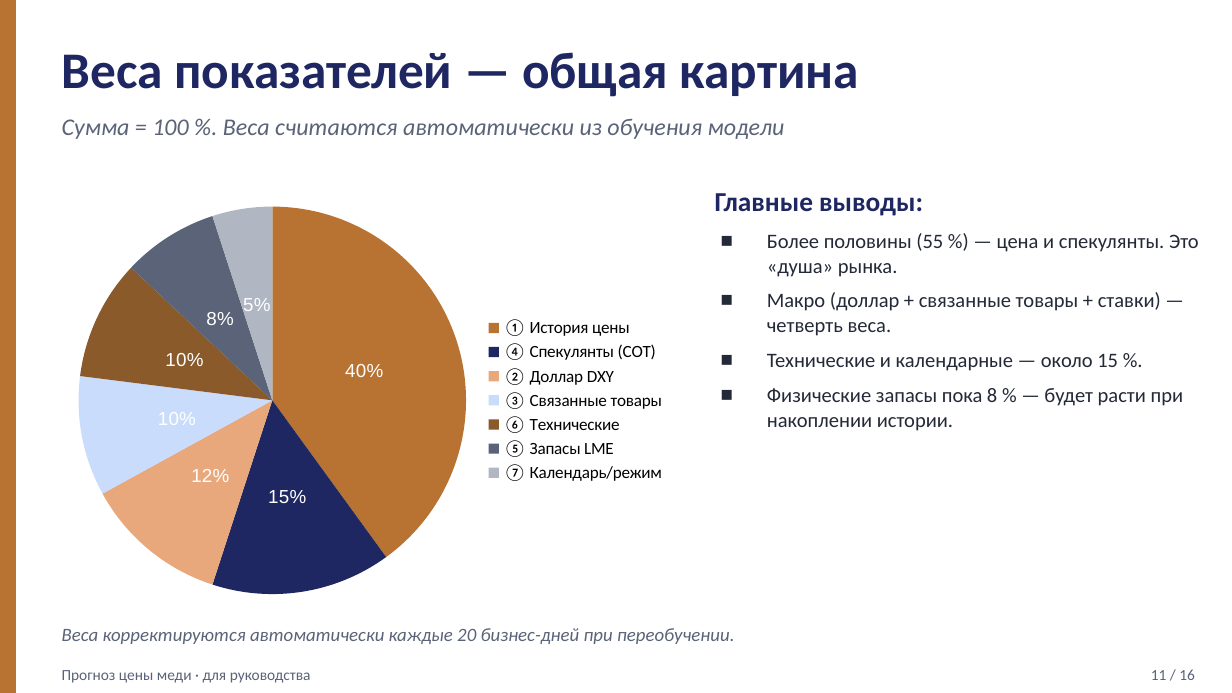
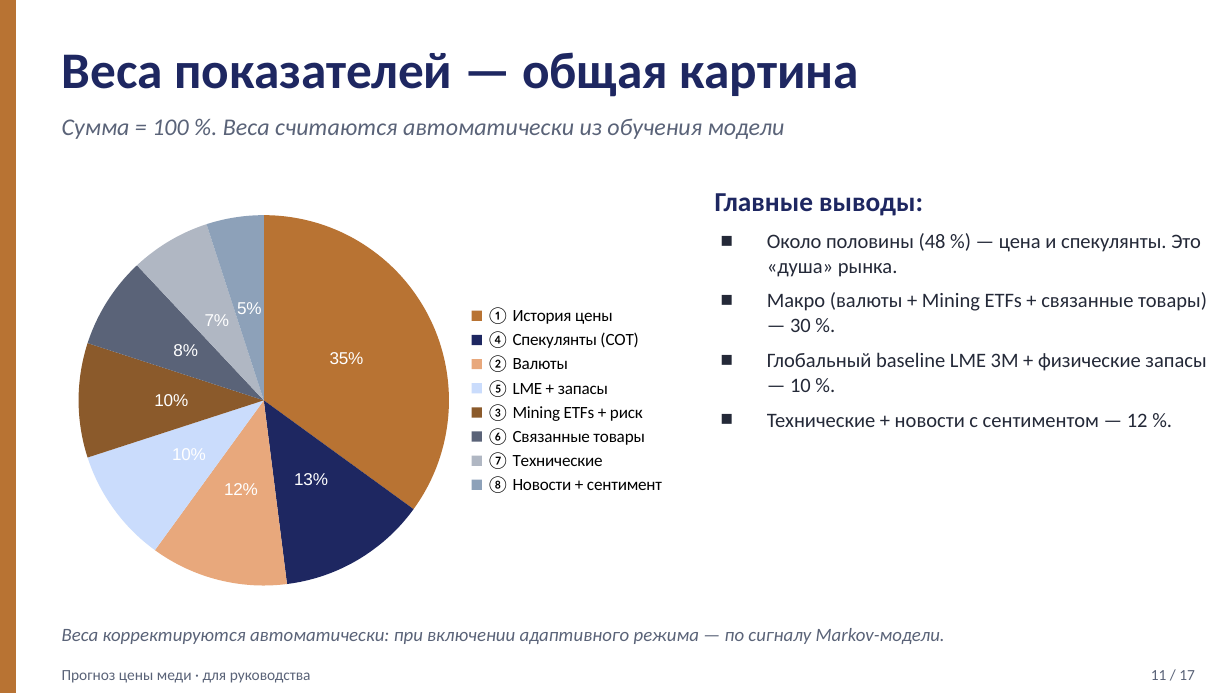
Before and after one commit to art6765/copper-forecast, a slide deck: slide 11 of presentation/Copper_Forecast_For_Director.pptx. Drawn at 1232x693 pixels with LibreOffice and Linux fonts; fonts in the diff are those of the drawing. Boxes give left, top, right and bottom in pixels: in the first picture for what was removed or moved away, otherwise in the second. Text is boxed around its words. In the diff, an @@ line names an element or a change of style, - is before the commit and + after.

```diff
--- a/presentation/Copper_Forecast_For_Director.pptx
+++ b/presentation/Copper_Forecast_For_Director.pptx
@@ pie chart at (62,172,678,628) @@
-categories: ① История цены, ④ Спекулянты (COT), ② Доллар DXY, ③ Связанные товары, ⑥ Технические, ⑤ Запасы LME, ⑦ Календарь/режим
+categories: ① История цены, ④ Спекулянты (COT), ② Валюты, ⑤ LME + запасы, ③ Mining ETFs + риск, ⑥ Связанные товары, ⑦ Технические, ⑧ Новости + сентимент
-Series 1: 40, 15, 12, 10, 10, 8, 5
+Series 1: 35, 13, 12, 10, 10, 8, 7, 5
@@ data labels of Series 1 changed @@
@@ text at (767,233,1207,427): text changed @@
-■ Более половины (55 %) — цена и спекулянты. Это «душа» рынка.
-■ Макро (доллар + связанные товары + ставки) — четверть веса.
-■ Технические и календарные — около 15 %.
-■ Физические запасы пока 8 % — будет расти при накоплении истории.
+■ Около половины (48 %) — цена и спекулянты. Это «душа» рынка.
+■ Макро (валюты + Mining ETFs + связанные товары) — 30 %.
+■ Глобальный baseline LME 3M + физические запасы — 10 %.
+■ Технические + новости с сентиментом — 12 %.
@@ text at (62,628,945,644): text changed @@
-Веса корректируются автоматически каждые 20 бизнес-дней при переобучении.
+Веса корректируются автоматически: при включении адаптивного режима — по сигналу Markov-модели.
@@ text at (1151,670,1195,680): text changed @@
-11 / 16
+11 / 17
```
Also in this commit, not shown: 15 other slides changed, 1 slide added, 3 other files.
